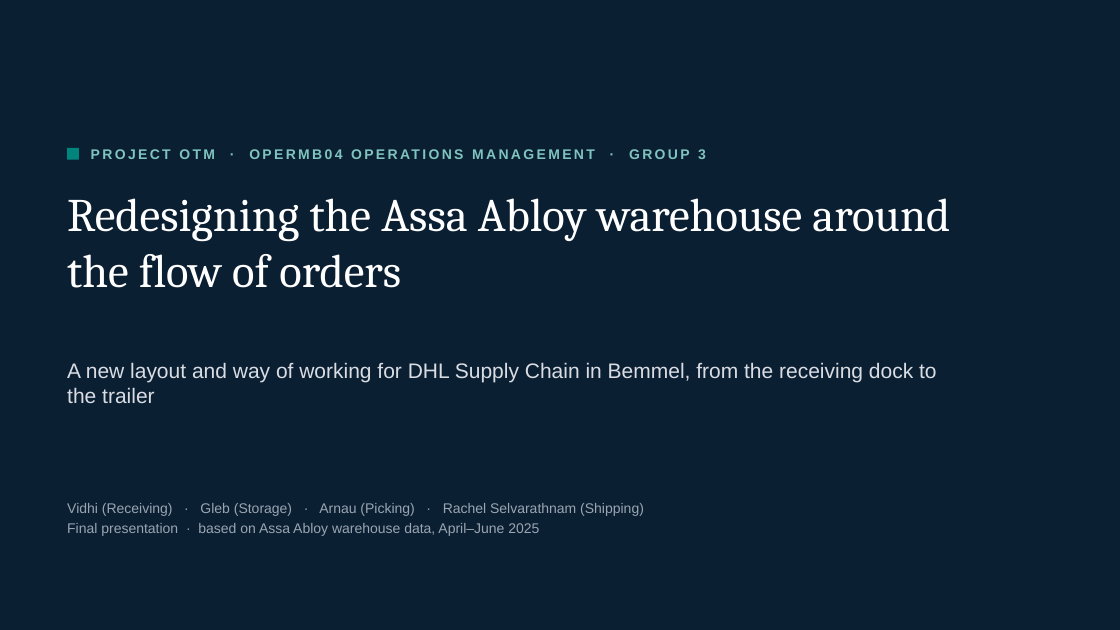
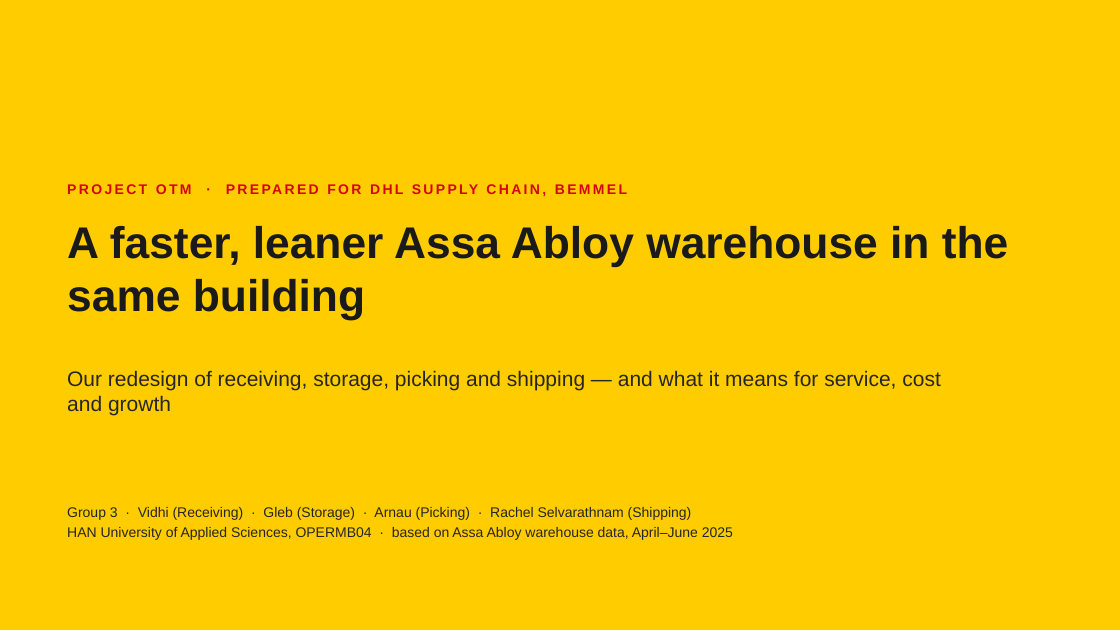
Before and after one commit to glebpankov2005-coder/Operations-Management-, a slide deck: slide 1 of deliverables/Presentation_Group3_Project_OTM.pptx. Drawn at 1120x630 pixels with LibreOffice and Linux fonts; fonts in the diff are those of the drawing; background and template pictures are left out. Boxes give left, top, right and bottom in pixels: in the first picture for what was removed or moved away, otherwise in the second. Text is boxed around its words. In the diff, an @@ line names an element or a change of style, - is before the commit and + after.

```diff
--- a/deliverables/Presentation_Group3_Project_OTM.pptx
+++ b/deliverables/Presentation_Group3_Project_OTM.pptx
@@ background #0B1F33 to #FFCC00 @@
@@ rectangle removed at box(67, 148, 79, 160) @@
@@ text at box(67, 184, 192, 194): text changed; text colour #7FC4BE to #D40511 @@
-PROJECT OTM · OPERMB04 OPERATIONS MANAGEMENT · GROUP 3
+PROJECT OTM · PREPARED FOR DHL SUPPLY CHAIN, BEMMEL
@@ title at box(67, 226, 1008, 320): text changed; size 40 to 38 pt; font Cambria to Arial; text colour #FFFFFF to #1A1A1A; bold on @@
-Redesigning the Assa Abloy warehouse around the flow of orders
+A faster, leaner Assa Abloy warehouse in the same building
@@ text at box(67, 370, 940, 416): text changed; text colour #D9DDE3 to #262626 @@
-A new layout and way of working for DHL Supply Chain in Bemmel, from the receiving dock to the trailer
+Our redesign of receiving, storage, picking and shipping — and what it means for service, cost and growth
@@ text at box(67, 507, 733, 540): text changed; text colour #9AA5B1 to #262626 @@
-Vidhi (Receiving) · Gleb (Storage) · Arnau (Picking) · Rachel Selvarathnam (Shipping)
-Final presentation · based on Assa Abloy warehouse data, April–June 2025
+Group 3 · Vidhi (Receiving) · Gleb (Storage) · Arnau (Picking) · Rachel Selvarathnam (Shipping)
+HAN University of Applied Sciences, OPERMB04 · based on Assa Abloy warehouse data, April–June 2025
```
Also in this commit, not shown: 16 other slides changed, 2 slides added, 1 slide removed, 4 other files.
